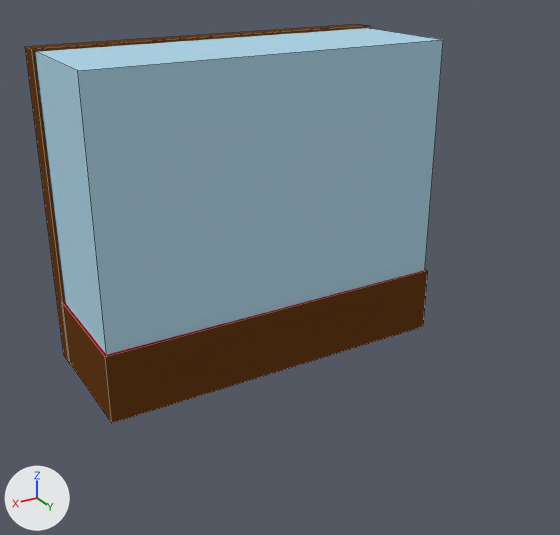
A saved change to the Blender file theroom/excersizes/museum/montre_skjold.blend.
The view is the same before and after, from a 50 mm lens placed at (5.22, 9.57, 5.91), pointed at (0.18, 1.17, 1.71). Lighting does not change. The marker at lower left points along +X, +Y and +Z. Mesh edges are drawn as thin lines.
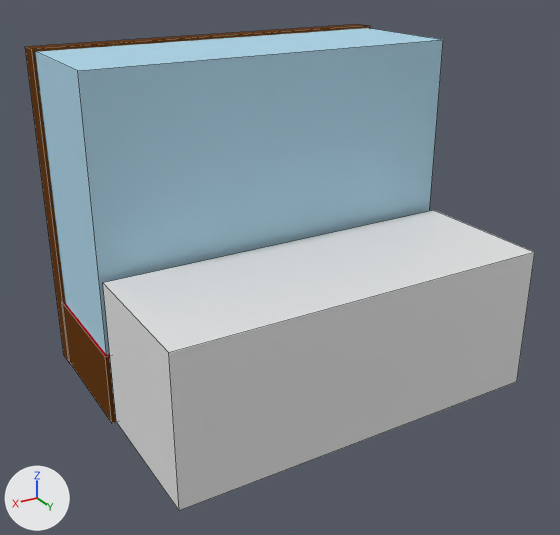
Patch to the scene script:
```diff
--- a/theroom/excersizes/museum/montre_skjold.blend.py
+++ b/theroom/excersizes/museum/montre_skjold.blend.py
@@ me_cube_003 @@
+me_cube_003.from_pydata(...)  # a box spanning x -1.0..1.0, y -1.0..1.0, z -1.0..1.0
@@ ob_front_zone @@
+ob_front_zone = bpy.data.objects.new('front.zone', me_cube_003)
+ob_front_zone.location = (0.02, 2.1, 1.03)
+ob_front_zone.scale = (2.63, 1.0, 1.0)
```

Location of each change, (x1, y1, x2, y2) in pixels of the pictures (560 x 535 px):
'front.zone', added
    after: (103, 210, 535, 510)
'Cube.002', unchanged, covered by the edit
    before: (64, 270, 428, 423)
    after: (64, 304, 116, 423)
